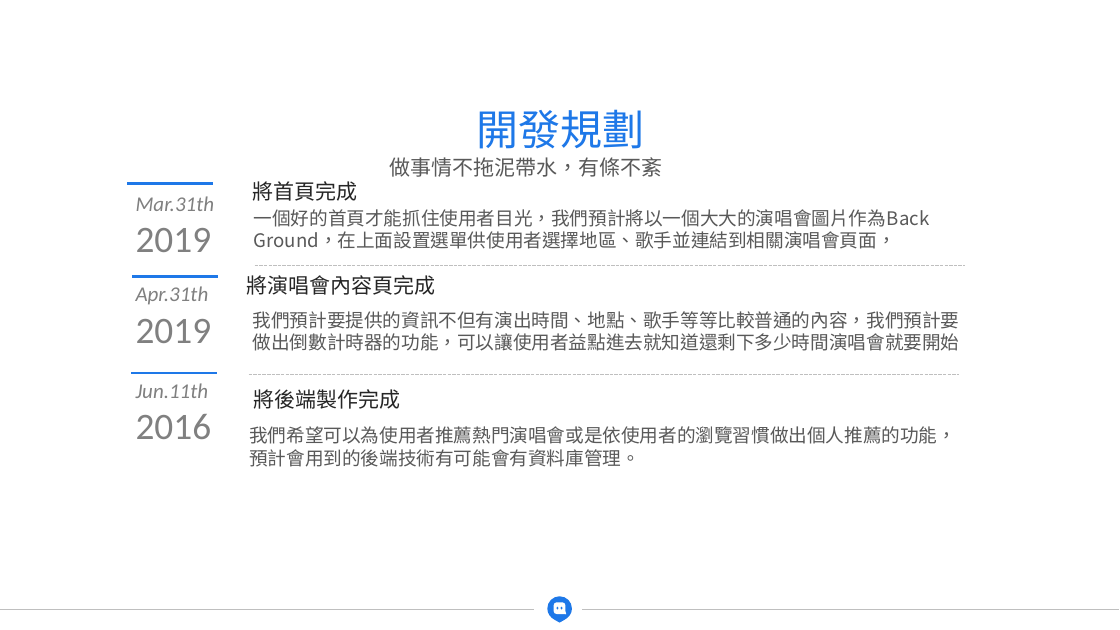
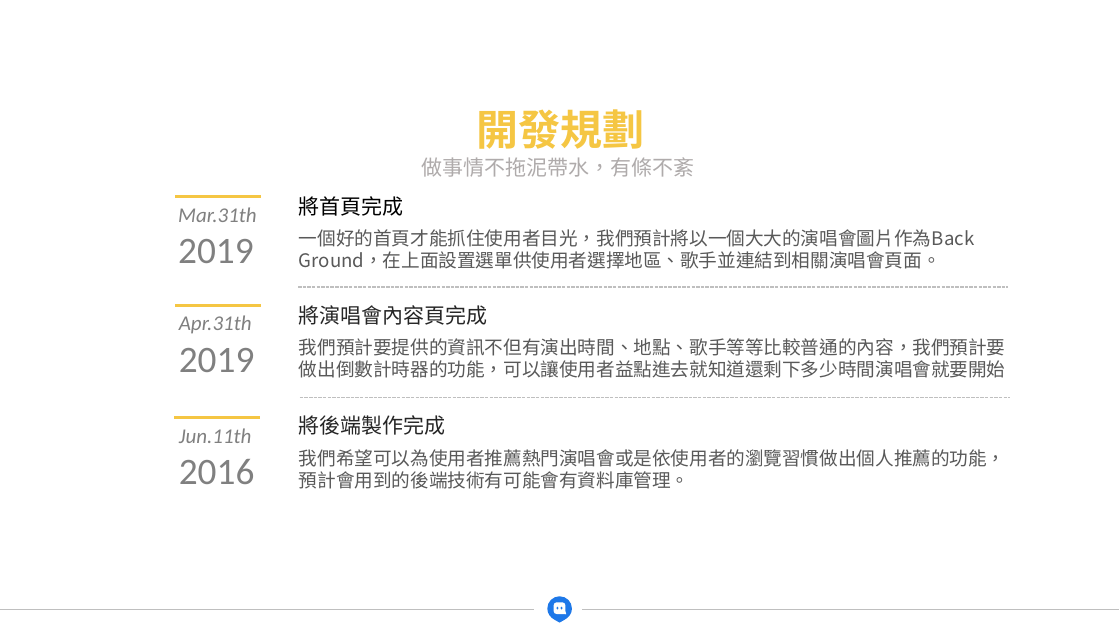
Before and after one commit to nozomi396/ntustFinalProject, a slide deck: slide 8 of 網頁製作PPT.pptx (slide 6 before the commit). Drawn at 1120x630 pixels with LibreOffice and Linux fonts; fonts in the diff are those of the drawing. Boxes give left, top, right and bottom in pixels: in the first picture for what was removed or moved away, otherwise in the second. Text is boxed around its words. In the diff, an @@ line names an element or a change of style, - is before the commit and + after.

```diff
--- a/網頁製作PPT.pptx
+++ b/網頁製作PPT.pptx
@@ text "開發規劃" at (x1=476, y1=109, x2=644, y2=149): font Noto Sans CJK SC to Noto Sans CJK TC, text colour #1E78E8 to #F5C643, bold on @@
@@ text "做事情不拖泥帶水，有條不紊" moved from (x1=390, y1=157, x2=663, y2=177) to (x1=422, y1=157, x2=695, y2=177) @@
@@ text "做事情不拖泥帶水，有條不紊" at (x1=422, y1=157, x2=695, y2=177): font Noto Sans CJK SC to Noto Sans CJK TC, text colour #595959 to #AFABAB @@
@@ text "Mar.31th" moved from (x1=136, y1=196, x2=215, y2=252) to (x1=178, y1=207, x2=257, y2=263) @@
@@ line moved from (128, 184) - (213, 184) to (176, 197) - (261, 197) @@
@@ line (176, 197) - (261, 197): stroke #1E78E8 2.5 pt to #F5C643 2.5 pt @@
@@ text "將首頁完成" moved from (x1=253, y1=181, x2=358, y2=201) to (x1=299, y1=196, x2=404, y2=216) @@
@@ text "將首頁完成" at (x1=299, y1=196, x2=404, y2=216): text colour #262626 to #000000 @@
@@ text at (x1=299, y1=229, x2=975, y2=269): text changed @@
-一個好的首頁才能抓住使用者目光，我們預計將以一個大大的演唱會圖片作為Back Ground，在上面設置選單供使用者選擇地區、歌手並連結到相關演唱會頁面，
+一個好的首頁才能抓住使用者目光，我們預計將以一個大大的演唱會圖片作為Back Ground，在上面設置選單供使用者選擇地區、歌手並連結到相關演唱會頁面。
@@ text "將演唱會內容頁完成" moved from (x1=247, y1=275, x2=436, y2=295) to (x1=299, y1=305, x2=488, y2=325) @@
@@ line moved from (255, 266) - (965, 266) to (298, 287) - (1009, 287) @@
@@ 2 texts, 1 line moved together from (x1=132, y1=276, x2=960, y2=351) to (x1=176, y1=306, x2=1006, y2=378) @@
@@ line (176, 306) - (261, 306): stroke #1E78E8 2.5 pt to #F5C643 2.5 pt @@
@@ text "Jun.11th" moved from (x1=136, y1=383, x2=212, y2=439) to (x1=179, y1=428, x2=255, y2=484) @@
@@ line moved from (131, 373) - (217, 373) to (175, 418) - (260, 418) @@
@@ line (175, 418) - (260, 418): stroke #1E78E8 2.5 pt to #F5C643 2.5 pt @@
@@ text "將後端製作完成" moved from (x1=254, y1=389, x2=401, y2=409) to (x1=299, y1=415, x2=446, y2=435) @@
@@ line moved from (249, 375) - (960, 375) to (300, 398) - (1011, 398) @@
@@ text "我們希望可以為使用者推薦熱門演唱會或是依使用者的瀏覽習慣做出個人推薦的功能，預計會用到的後端技術有可能會有資料庫管理。" moved from (x1=249, y1=426, x2=956, y2=467) to (x1=299, y1=449, x2=1006, y2=489) @@
```
Also in this commit, not shown: 10 other slides changed, 2 slides added, 3 other files.
